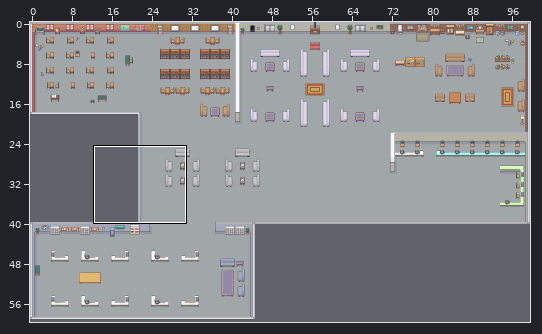
One commit to this Tiled map: resources/defaultmap.tmx. Above, an overview of the earlier version with the close-up marked.
Close-up. The starting point:
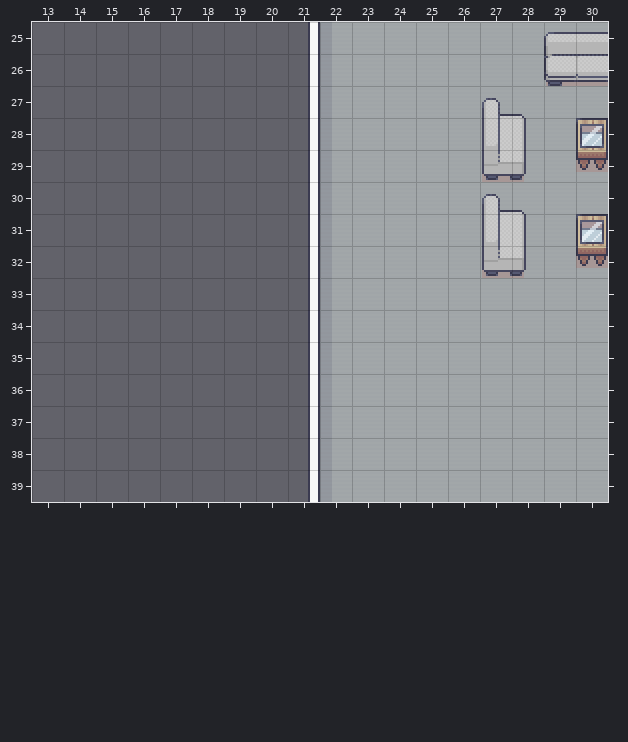
Cells are 32x32 px. Shown: x 13..30, y 25..39. The commit also changed other parts of the map, which this record leaves out. The old version is drawn lined up with the new one.
And afterwards:
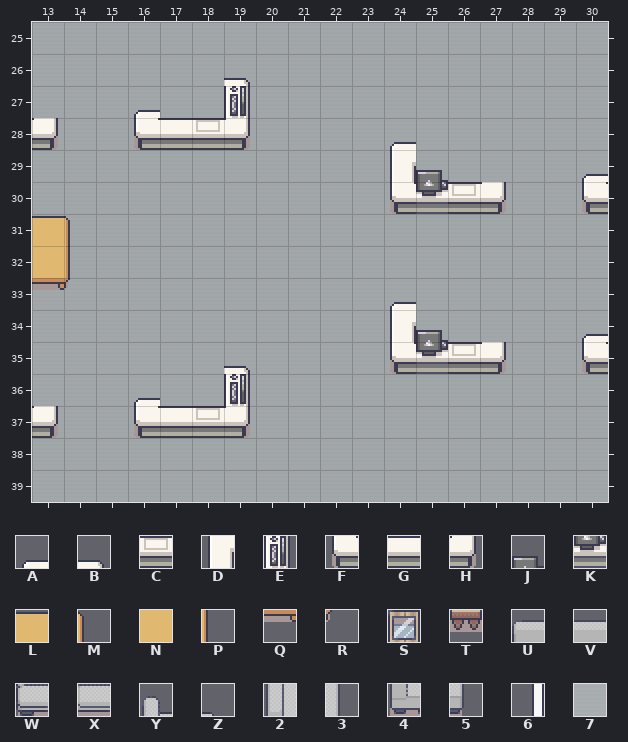
Key: from "MyTerrain": A 80, B 82, C 83, D 96, E 116, F 128, G 129, H 130, J 131, K 147, L 167, M 168, N 182, P 184, Q 199, R 200, S 536, T 552, U 1156, V 1157, W 1172, X 1173, Y 1221, Z 1222, 2 1237, 3 1238, 4 1253, 5 1254; from "MyTerrain2": 6 63 turned 90, 7 216.
_ is an empty cell, . an unchanged one.
Diff:
map size 100x60 -> 100x41 cells
--- layer "Ground"
@@ x 13..21 @@
-25 _________
-26 _________
-27 _________
-28 ____..___
-29 _________
-30 _________
-31 _________
-32 .________
-33 _________
-34 _________
-35 _________
-36 _________
-37 ____..___
-38 _________
-39 _________
+25 777777777
+26 777777777
+27 777777777
+28 7777..777
+29 777777777
+30 777777777
+31 777777777
+32 .77777777
+33 777777777
+34 777777777
+35 777777777
+36 777777777
+37 7777..777
+38 777777777
+39 777777777
--- layer "World"
@@ x 13..30 @@
-25 ........6.......UV
-26 ......_.6.......WX
-27 ..._.._.6.....YZ..
-28 _..____.6.._..23.S
-29 ........6..__.45.T
-30 ........6..___YZ._
-31 __......6.....23.S
-32 __......6.....45.T
-33 __......6.._......
-34 ........6..__...._
-35 ......_.6..____.._
-36 ..._.._.6.........
-37 _..____.6.........
-38 ........6.........
-39 ........6.........
+25 ........_.......__
+26 ......B._.......__
+27 ...A..E._.....__..
+28 H..FGCH._..A..__._
+29 ........_..DJ.__.A
+30 ........_..FKCH_.F
+31 LM......_.....__._
+32 NP......_.....__._
+33 QR......_..A......
+34 ........_..DJ....A
+35 ......B._..FKCH..F
+36 ...A..E._.........
+37 H..FGCH._.........
+38 ........_.........
+39 ........_.........
